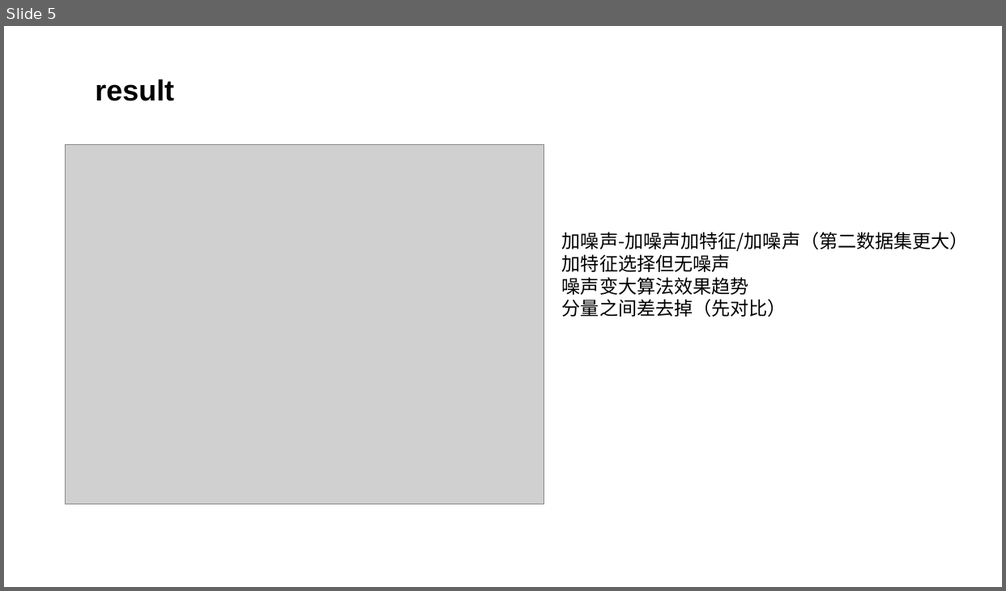
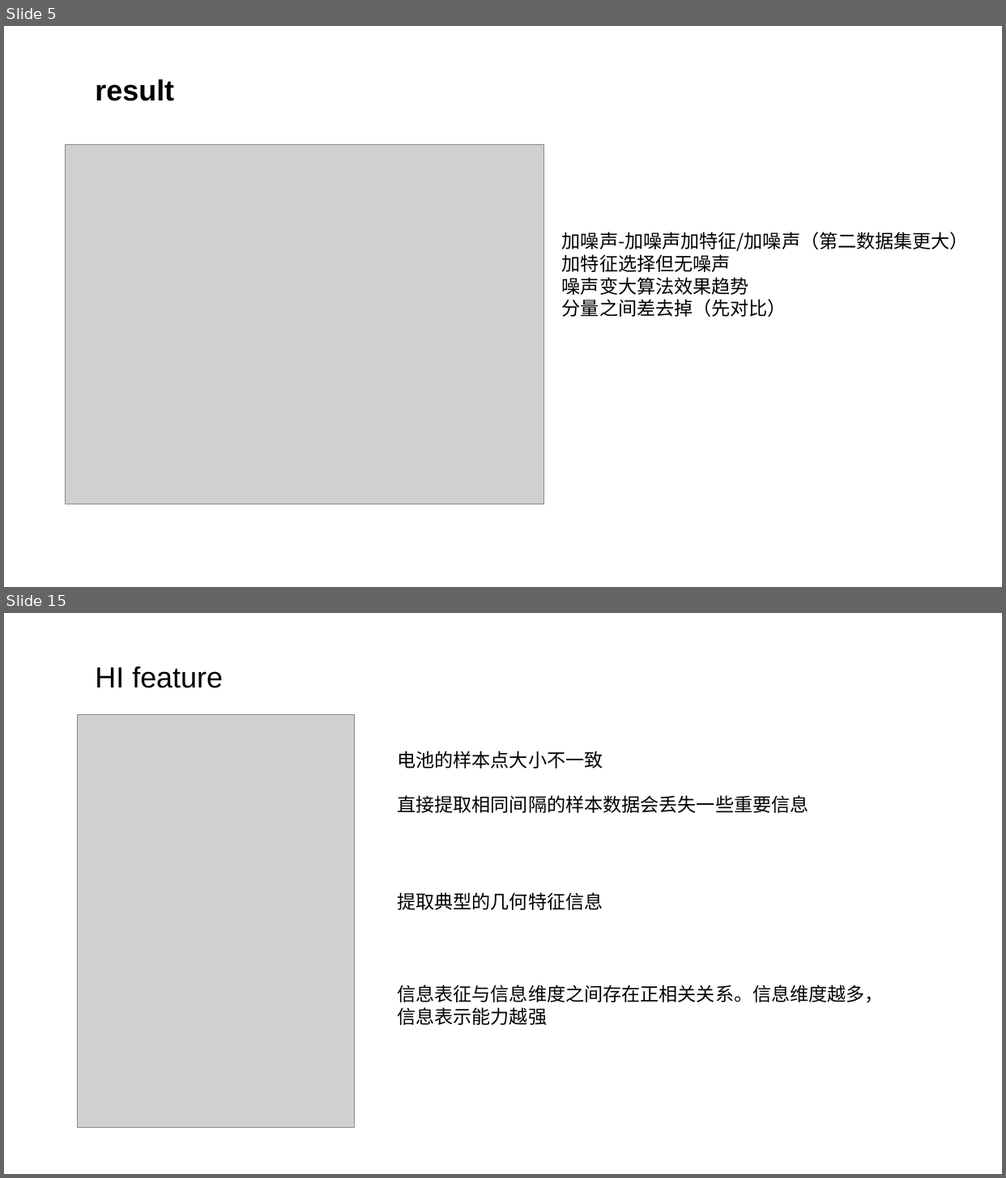
Before and after one commit to lucking666/sys, a slide deck: 卢老师论文汇报/1122汇报 .pptx. Shown one above the other, each under a label of ours: slide 5 before the commit, slides 5 and 15 after it; the slides between them are not shown. The pictures are 1006x591 and 1006x1178 pixels, drawn with LibreOffice and Linux fonts; fonts in the diff are those of the drawing; grey boxes stand for pictures. Boxes give left, top, right and bottom in pixels: in the first picture for what was removed or moved away, otherwise in the second. Text is boxed around its words. In the diff, an @@ line names an element or a change of style, - is before the commit and + after.

```diff
--- a/卢老师论文汇报/1122汇报 .pptx
+++ b/卢老师论文汇报/1122汇报 .pptx
@@ slide 15 added at <box>4,613,1002,1174</box>, background #FFFFFF @@
@@ text added at <box>95,666,223,688</box>, 28 pt, text #000000 @@
+HI feature
@@ picture added at <box>78,715,355,1128</box> @@
@@ text added at <box>397,751,808,813</box>, 18 pt, text #000000 @@
+电池的样本点大小不一致
+直接提取相同间隔的样本数据会丢失一些重要信息
@@ text added at <box>397,892,603,910</box>, 18 pt, text #000000 @@
+提取典型的几何特征信息
@@ text added at <box>397,985,884,1025</box>, 18 pt, text #000000 @@
+信息表征与信息维度之间存在正相关关系。信息维度越多，信息表示能力越强
```
Also in this commit, not shown: 1 slide changed, 12 other slides added, 6 other files.
